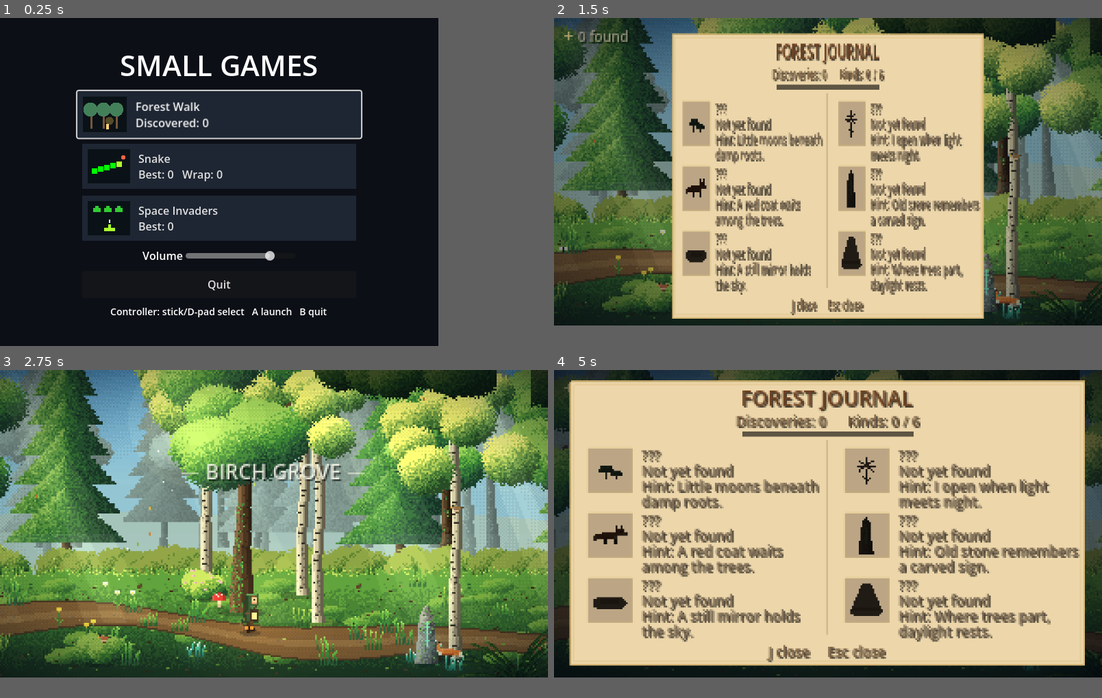
Above: before the commit, frames 1-4 (two rows, left to right).
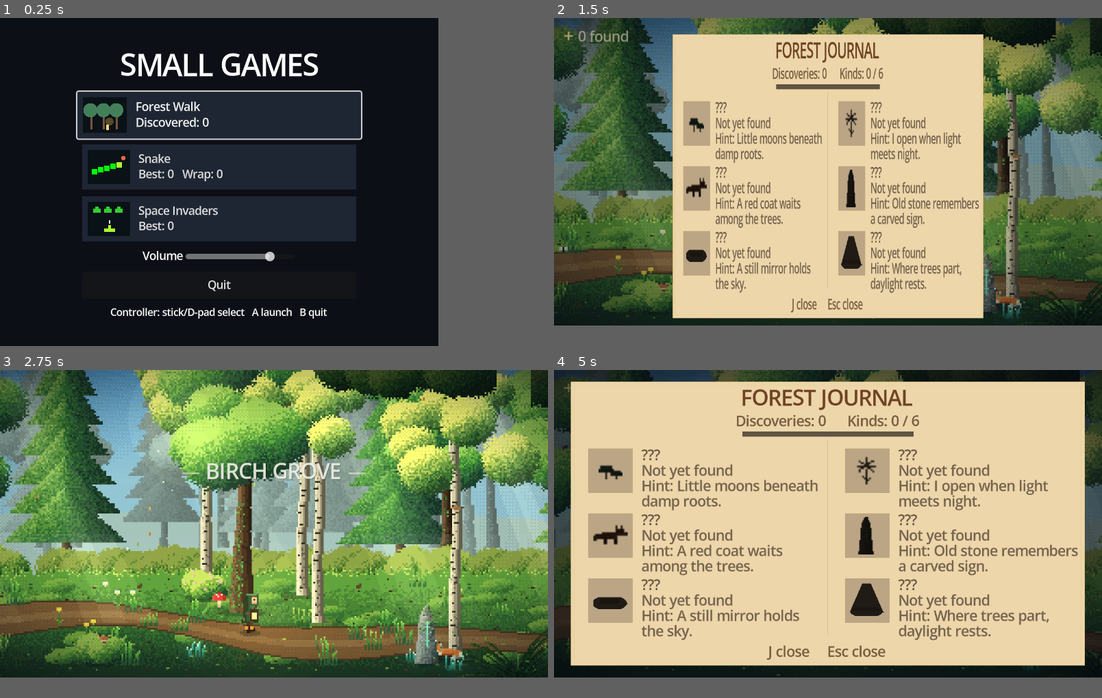
Above: after the commit, the same moments.

Repository: pixel-clover/small-games-godot
Game: Godot game, scene res://menu/menu.tscn
Two runs of this game, one before a commit and one after it. Both use one fixed random seed, a clock stepped at 60 frames per second and the inputs below.
Inputs (mouse positions are in pixels of both pictures, inside the frame that each line leads up to):
- Up to frame 1 (0.25 s): no input
- Up to frame 2 (1.5 s): click "Forest Walk Discovered: 0" at 0.5 s; tap Enter (ui_accept) at 1.25 s; move the mouse to (871, 165) at 1.27 s; hold Right (ui_right) from 1.28 s (still down); tap J (journal) at 1.35 s; click (871, 165) at 1.42 s
- Up to frame 3 (2.75 s): tap Enter (ui_accept) at 1.52, 2, 2.27 s; move the mouse to (131, 550) at 2.02 s; release Right (ui_right) at 2.03 s; hold Down (ui_down) from 2.03 s (still down); tap T (advance_time) at 2.1 s; tap J (journal) at 2.3 s
- Up to frame 4 (5 s): move the mouse to (817, 461) at 2.77 s; release Down (ui_down) at 2.78 s; hold Right (ui_right) 2.78-3.53 s; tap J (journal) at 2.85, 3.8, 4.55 s; tap Enter (ui_accept) at 3.5, 3.77, 4.52 s; move the mouse to (751, 599) at 3.52 s; hold Up (ui_up) 3.53-4.28 s; tap Shift (run) at 3.6 s; click (751, 599) at 3.67 s; move the mouse to (904, 583) at 4.27 s; hold Left (ui_left) from 4.28 s (still down); hold W (wrap_mode) from 4.28 s (still down)

The runs differ from the first frame. In frame 1, 3.4% of the frame differs, in the area x 13-67%, y 10-92%; in frame 2, 8.7%; in frame 3, 0.7%; in frame 4, 12%, in the area x 2-97%, y 3-91%.

Commit message:
Improve the fonts

Diff:
--- a/games/forest/forest.gd
+++ b/games/forest/forest.gd
@@ -6,6 +6,7 @@
 const VH := 180
 
 var container: SubViewportContainer
+var ui: Node2D
 
 
 func _ready() -> void:
@@ -29,6 +30,9 @@
     var world := Node2D.new()
     world.set_script(load("res://games/forest/forest_world.gd"))
     viewport.add_child(world)
+    # Draw text at window resolution while the forest keeps its pixel canvas.
+    ui = world.get("ui") as Node2D
+    ui.reparent(self)
 
     get_viewport().size_changed.connect(_layout)
     _layout()
@@ -40,6 +44,8 @@
     container.size = Vector2(VW, VH)
     container.scale = Vector2(s, s)
     container.position = ((vs - Vector2(VW, VH) * s) / 2.0).floor()
+    ui.scale = container.scale
+    ui.position = container.position
 
 
 func _exit_tree() -> void:
--- a/games/forest/forest_world.gd
+++ b/games/forest/forest_world.gd
@@ -256,6 +256,7 @@
     vig.centered = false
     add_child(vig)
     ui = Node2D.new()
+    ui.texture_filter = CanvasItem.TEXTURE_FILTER_LINEAR
     add_child(ui)
     ui.draw.connect(_draw_ui)
     if arg_biome >= 0:
@@ -724,7 +725,7 @@
     front.queue_redraw()
     ui.queue_redraw()
     if shot_path != "" and frames == shot_frame:
-        get_viewport().get_texture().get_image().save_png(shot_path)
+        get_window().get_texture().get_image().save_png(shot_path)
         get_tree().quit()
 
 
@@ -1658,8 +1659,9 @@
 
 func _txt(n: CanvasItem, p: Vector2, s: String, col: Color, size: int=8) -> void:
     var font := ThemeDB.fallback_font
-    n.draw_string(font, p + Vector2(1, 1), s, HORIZONTAL_ALIGNMENT_LEFT, -1, size,
-        Color(0, 0, 0, col.a * 0.7))
+    if journal_amount == 0.0:
+        n.draw_string(font, p + Vector2.ONE / maxf(ui.scale.x, 1.0), s,
+            HORIZONTAL_ALIGNMENT_LEFT, -1, size, Color(0, 0, 0, col.a * 0.5))
     n.draw_string(font, p, s, HORIZONTAL_ALIGNMENT_LEFT, -1, size, col)
 
 
--- a/project.godot
+++ b/project.godot
@@ -25,6 +25,10 @@
 [dotnet]
 
 project/assembly_name="Small Games"
+
+[gui]
+
+theme/default_font_multichannel_signed_distance_field=true
 
 [input]
 
--- a/tests/gameplay_test.gd
+++ b/tests/gameplay_test.gd
@@ -52,6 +52,8 @@
 
 
 func _run() -> void:
+    _check((ThemeDB.fallback_font as FontFile).multichannel_signed_distance_field,
+        "The UI font must remain smooth when scaled.")
     for binding in [
         ["ui_accept", JOY_BUTTON_A],
         ["ui_cancel", JOY_BUTTON_B],
@@ -444,6 +446,7 @@
     )
 
     await _test_transitions()
+    await _test_forest_ui()
     current_scene.queue_free()
     await process_frame
     # Let the audio server release playback instances before engine shutdown.
@@ -513,3 +516,36 @@
             current_scene.scene_file_path == "res://menu/menu.tscn",
             "Escape must return to the launcher from " + path
         )
+
+
+func _test_forest_ui() -> void:
+    change_scene_to_file("res://games/forest/forest.tscn")
+    await process_frame
+    await process_frame
+    var host := current_scene as Control
+    var container := host.get("container") as SubViewportContainer
+    var ui := host.get("ui") as Node2D
+    var viewport := container.get_child(0) as SubViewport
+    var world := viewport.get_child(0) as Node2D
+    world.set("no_save", true)
+    world.set_process(false)
+    _check(ui.get_viewport() == root and viewport.size == Vector2i(320, 180),
+        "Forest text must use the window viewport while the art stays at 320 by 180.")
+    for resolution in [Vector2i(1280, 720), Vector2i(1920, 1080), Vector2i(2560, 1440),
+        Vector2i(2048, 1152)]:
+        root.size = resolution
+        await process_frame
+        host.call("_layout")
+        var scale_factor := floorf(minf(resolution.x / 320.0, resolution.y / 180.0))
+        _check(ui.scale == Vector2.ONE * scale_factor and ui.position == container.position,
+            "The window UI must align with the forest at " + str(resolution))
+    for discovery: Dictionary in world.get("TYPES"):
+        for field in ["text", "hint"]:
+            var text: String = discovery[field]
+            if field == "hint":
+                text = "Hint: " + text
+            var lines: Array[String] = world.call("_wrap", text, 106.0, 8)
+            _check(lines.size() <= 2, "Journal entries must fit without clipping: " + text)
+    change_scene_to_file("res://menu/menu.tscn")
+    await process_frame
+    await process_frame
